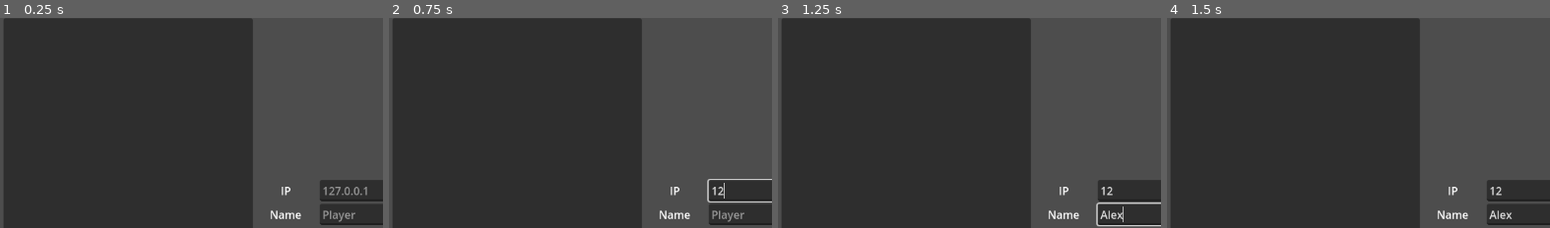
Above: before the commit, frames 1-4 (left to right).
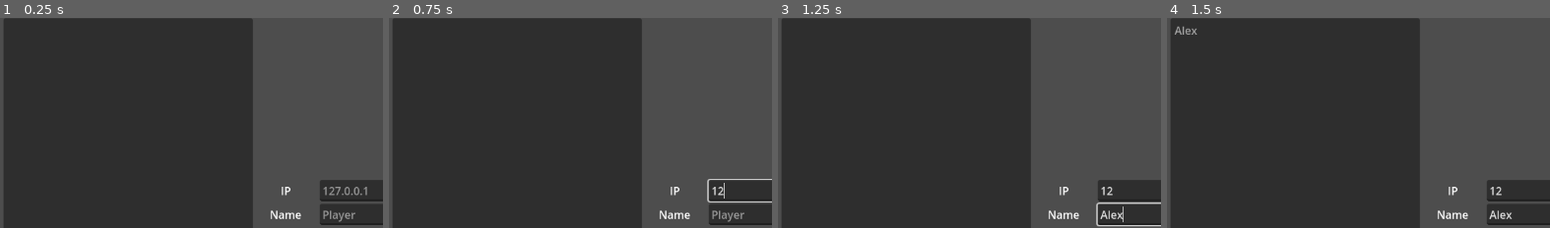
Above: after the commit, the same moments.

Repository: ras-marques/ItadakimasuHeroes
Game: Godot game, scene res://scenes/main_menu.tscn
Two runs of this game, one before a commit and one after it. Both use one fixed random seed, a clock stepped at 60 frames per second and the inputs below. Before the commit the project has no main scene; this scene is started directly in both runs.
Inputs (mouse positions are % of the whole screen's width and height, from its top left):
- Up to frame 1 (0.25 s): no input
- Up to frame 2 (0.75 s): click (87, 43) at 0.52 s; type "12" at 0.6 s
- Up to frame 3 (1.25 s): click (87, 48) at 0.75 s; type "Alex" at 0.83 s
- Up to frame 4 (1.5 s): click "Host Server" at 1.25 s
The pictures show only the part of the screen within x 33-83%, y 1-51%; the shares and areas given below are measured in that part.

Frames 1-3 are identical in both runs. In frame 4, 0.1% of the frame differs, in the area x 2-8%, y 3-8%.

Commit message:
Can connect locally between instances
Currently only populates a list of players in every instance on
connection. No special checks implemented yet, must avoid multiple
entries of the same player on the player list for example.

Diff:
--- a/project.godot
+++ b/project.godot
@@ -11,5 +11,10 @@
 [application]
 
 config/name="Itadakimasu Heroes"
+run/main_scene="res://scenes/main_menu.tscn"
 config/features=PackedStringArray("4.0", "Forward Plus")
 config/icon="res://icon.svg"
+
+[autoload]
+
+Networking="*res://scripts/networking.gd"
--- /dev/null
+++ b/scenes/main_menu.gd
@@ -0,0 +1,24 @@
+extends Control
+
+func _ready():
+	Networking.updated_list.connect(self.updated_list)
+
+func _on_host_server_pressed():
+	Networking.update_name($MarginContainer/VBoxContainer/HBoxContainer/VBoxContainer3/HBoxContainer2/NameEdit.text)
+	Networking.create_server()
+
+
+func _on_join_server_pressed():
+	Networking.update_ip($MarginContainer/VBoxContainer/HBoxContainer/VBoxContainer3/HBoxContainer/IpEdit.text)
+	Networking.update_name($MarginContainer/VBoxContainer/HBoxContainer/VBoxContainer3/HBoxContainer2/NameEdit.text)
+	Networking.create_client()
+
+
+func _on_start_game_pressed():
+	pass # Replace with function body.
+
+func updated_list():
+	var list = Networking.get_player_list()
+	$MarginContainer/VBoxContainer/HBoxContainer/VBoxContainer2/PlayerList.clear()
+	for i in range(list.size()):
+		$MarginContainer/VBoxContainer/HBoxContainer/VBoxContainer2/PlayerList.add_item(list[i][1])
--- a/scenes/main_menu.tscn
+++ b/scenes/main_menu.tscn
@@ -1,4 +1,6 @@
-[gd_scene format=3 uid="uid://j05nykrnaag5"]
+[gd_scene load_steps=2 format=3 uid="uid://j05nykrnaag5"]
+
+[ext_resource type="Script" path="res://scenes/main_menu.gd" id="1_6td36"]
 
 [node name="MainMenu" type="Control"]
 layout_mode = 3
@@ -7,6 +9,7 @@
 anchor_bottom = 1.0
 grow_horizontal = 2
 grow_vertical = 2
+script = ExtResource("1_6td36")
 
 [node name="MarginContainer" type="MarginContainer" parent="."]
 layout_mode = 1
@@ -93,3 +96,7 @@
 layout_mode = 2
 size_flags_horizontal = 3
 text = "Start Game"
+
+[connection signal="pressed" from="MarginContainer/VBoxContainer/HBoxContainer2/HostServer" to="." method="_on_host_server_pressed"]
+[connection signal="pressed" from="MarginContainer/VBoxContainer/HBoxContainer2/JoinServer" to="." method="_on_join_server_pressed"]
+[connection signal="pressed" from="MarginContainer/VBoxContainer/HBoxContainer2/StartGame" to="." method="_on_start_game_pressed"]
--- a/scripts/networking.gd
+++ b/scripts/networking.gd
@@ -10,12 +10,18 @@
 var peer = null
 var players = []
 
+signal updated_list
+
 func _ready():
-	multiplayer.connected_to_server.connect(self.connecting_to_server)
+	multiplayer.connected_to_server.connect(self.connected_to_server)
 	multiplayer.connection_failed.connect(self.connection_failed)
 	multiplayer.server_disconnected.connect(self.server_disconnected)
 
-func connecting_to_server():
+func connected_to_server():
+	id = multiplayer.multiplayer_peer.get_unique_id()
+	rpc("register_player", id, player_name)
+
+func peer_disconnected(id):
 	pass
 
 func connection_failed():
@@ -24,5 +30,33 @@
 func server_disconnected():
 	pass
 
+@rpc("any_peer")
+func register_player(id, name):
+	if multiplayer.is_server():
+		for i in range(players.size()):
+			rpc_id(id, "register_player", players[i][0], players[i][1])
+		rpc("register_player", id, name)
+	players.append([id, name])
+	emit_signal("updated_list")
+
 func create_server():
-	pass
+	peer = ENetMultiplayerPeer.new()
+	peer.create_server(PORT, MAXPLAYERS)
+	multiplayer.set_multiplayer_peer(peer)
+	peer.peer_disconnected.connect(self.peer_disconnected)
+	id = multiplayer.multiplayer_peer.get_unique_id()
+	register_player(id, player_name)
+
+func create_client():
+	peer = ENetMultiplayerPeer.new()
+	peer.create_client(ip, PORT)
+	multiplayer.set_multiplayer_peer(peer)
+
+func update_ip(new_ip):
+	ip = new_ip
+
+func update_name(new_name):
+	player_name = new_name
+
+func get_player_list():
+	return players
